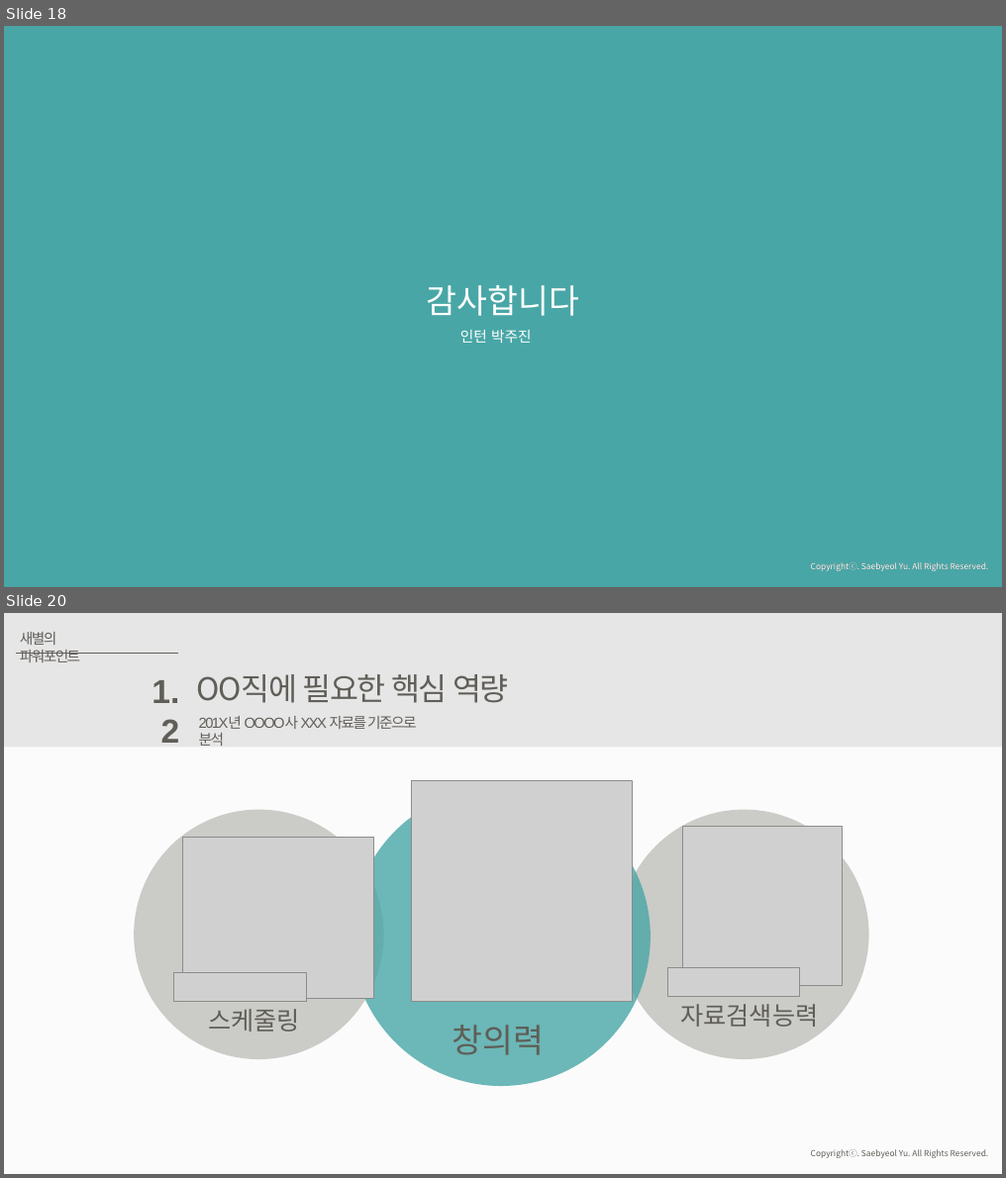
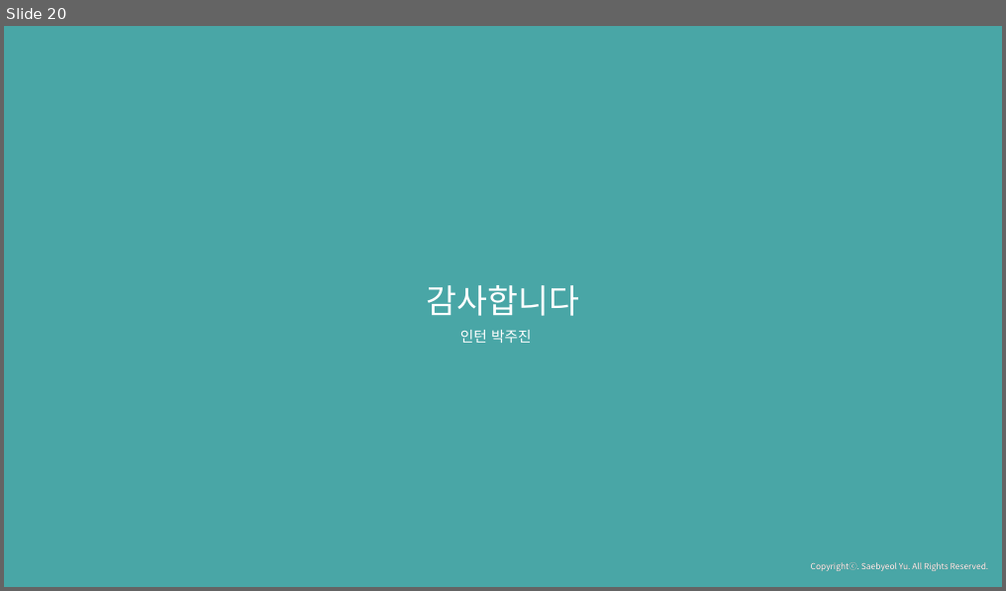
Before and after one commit to JuJinPark/interproject-process, a slide deck: 발표/internProject(20191010).pptx. Shown one above the other, each under a label of ours: slides 18 and 20 before the commit, slide 20 after it; the slides between them are not shown. The pictures are 1006x1178 and 1006x591 pixels, drawn with LibreOffice and Linux fonts; fonts in the diff are those of the drawing; grey boxes stand for pictures. Boxes give left, top, right and bottom in pixels: in the first picture for what was removed or moved away, otherwise in the second. Text is boxed around its words. In the diff, an @@ line names an element or a change of style, - is before the commit and + after.

```diff
--- a/발표/internProject(20191010).pptx
+++ b/발표/internProject(20191010).pptx
@@ slide 20 removed at box(4, 613, 1002, 1174), background #FBFBFB; not listed: 1 template element that a slide beside it also shows @@
@@ rectangle removed at box(4, 613, 1002, 747) @@
@@ text removed at box(20, 632, 80, 663) @@
-새별의 파워포인트
@@ line removed from (15, 654) to (178, 654) @@
@@ text removed at box(152, 680, 180, 743) @@
-1.2
@@ text removed at box(197, 674, 508, 703) @@
-OO직에 필요한 핵심 역량
@@ text removed at box(199, 716, 416, 746) @@
-201X년 OOOO사 XXX 자료를 기준으로 분석
@@ ellipse removed at box(351, 787, 650, 1087) @@
@@ picture removed at box(411, 781, 632, 1001) @@
@@ ellipse removed at box(134, 810, 383, 1059) @@
@@ ellipse removed at box(620, 810, 869, 1059) @@
@@ picture removed at box(183, 837, 374, 998) @@
@@ picture removed at box(683, 827, 843, 986) @@
@@ picture removed at box(668, 967, 800, 997) @@
@@ picture removed at box(174, 972, 306, 1001) @@
@@ text removed at box(208, 1009, 300, 1032) @@
-스케줄링
@@ text removed at box(452, 1025, 545, 1056) @@
-창의력
@@ text removed at box(680, 1004, 818, 1027) @@
-자료검색능력
@@ what was slide 18 is now slide 20 @@
```
Also in this commit, not shown: 14 slides changed, 2 slides added, 11 other slides removed, 3 other files.
